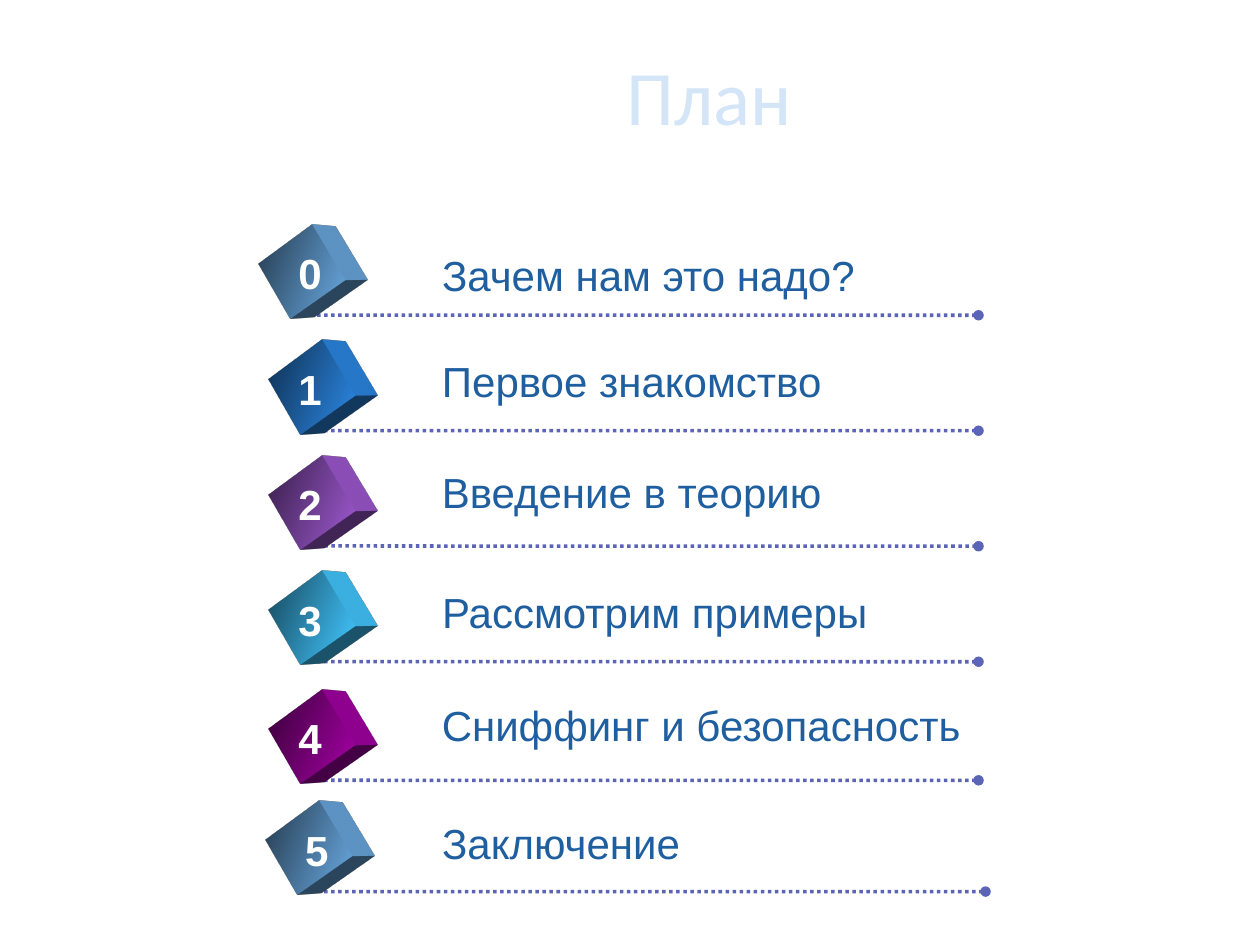
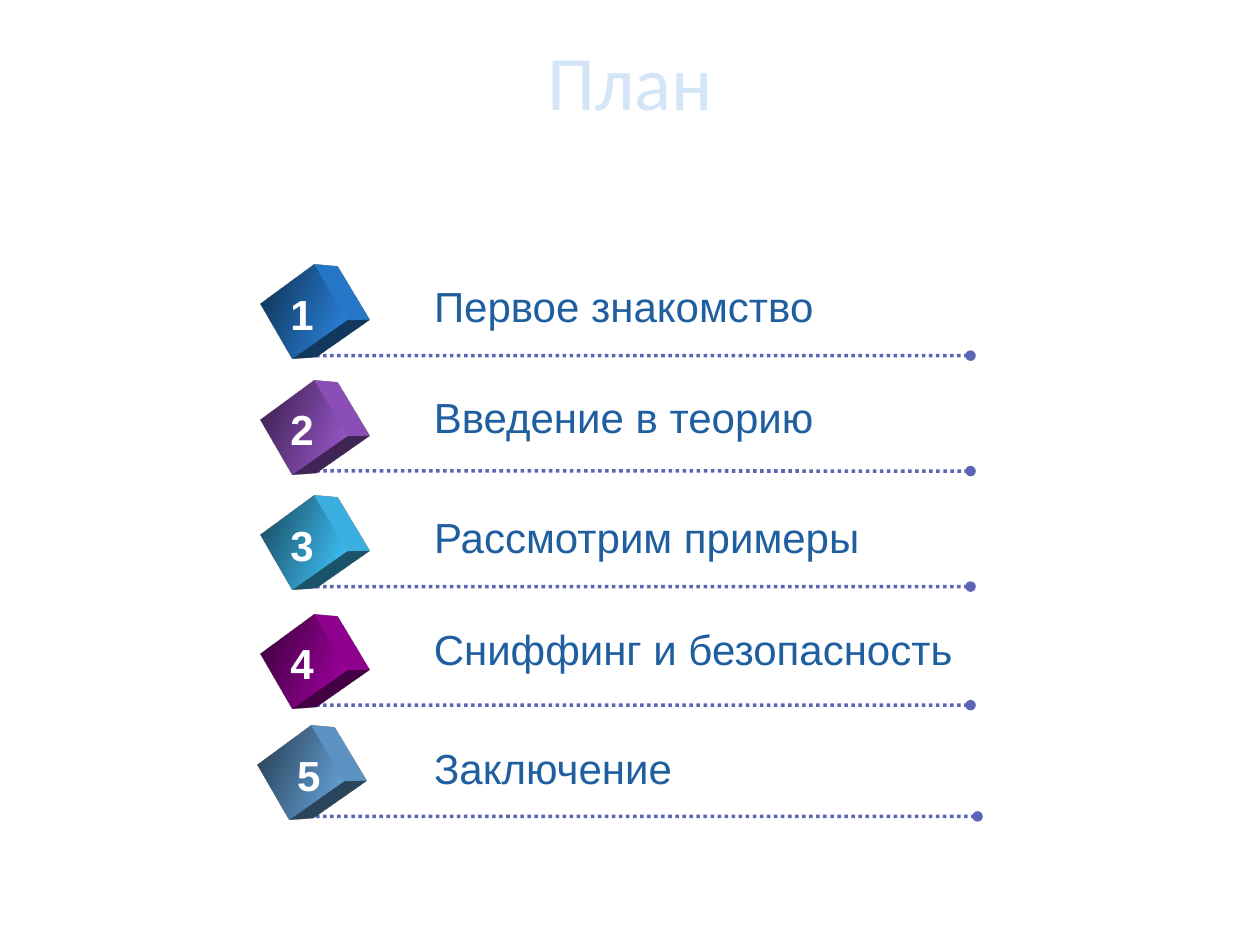
Before and after one commit to SkibaSAY/Doclad_Sniffers, a slide deck: slide 2 of Доклад_Снифферы.pptx. Drawn at 1260x945 pixels with LibreOffice and Linux fonts; fonts in the diff are those of the drawing; background and template pictures are left out. Boxes give left, top, right and bottom in pixels: in the first picture for what was removed or moved away, otherwise in the second. Text is boxed around its words. In the diff, an @@ line names an element or a change of style, - is before the commit and + after.

```diff
--- a/Доклад_Снифферы.pptx
+++ b/Доклад_Снифферы.pptx
@@ title "План": place and size @@
-title "План" at (241, 15, 1178, 174)
+title "План" at (161, 0, 1099, 159)
@@ rectangle removed at (253, 224, 349, 319) @@
@@ 9 texts, 5 arrows, 4 rectangles: place and size @@
-9 texts, 5 arrows, 4 rectangles at (263, 340, 985, 892)
+9 texts, 5 arrows, 4 rectangles at (254, 265, 978, 816)
@@ text removed at (298, 259, 321, 290) @@
-0
@@ text removed at (442, 261, 855, 300) @@
-Зачем нам это надо?
@@ arrow removed from (318, 315) to (979, 315) @@
@@ rectangle: place and size @@
-rectangle at (259, 802, 355, 896)
+rectangle at (252, 726, 348, 820)
@@ text "5": place and size @@
-text "5" at (305, 837, 328, 867)
+text "5" at (297, 762, 320, 792)
```
Also in this commit, not shown: 18 other slides changed, 10 slides added, 3 slides removed, 1 other file.
